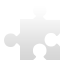
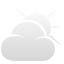
Two versions of the same layered image (64 x 64). Layer-by-layer changes:
added group "icon_weather" with 2 layers above "weather" over (1, 8, 62, 61)
added layer "Ellipse 1" in group "icon_weather" over (13, 8, 62, 46)
moved "Shape 20" into group "icon_weather", painted on it over (1, 8, 58, 61)
removed layer "Shape 21" over (4, 8, 60, 60)
